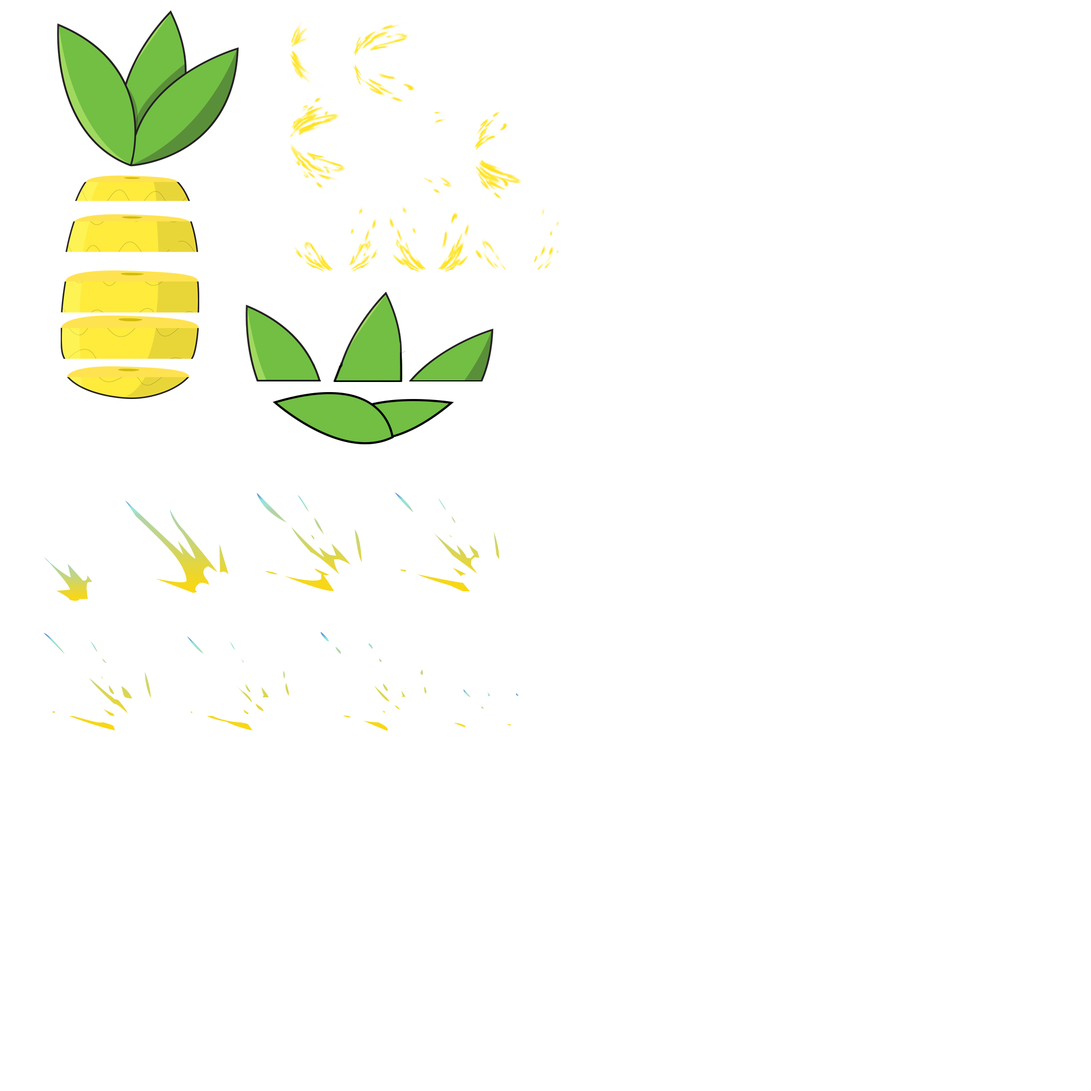
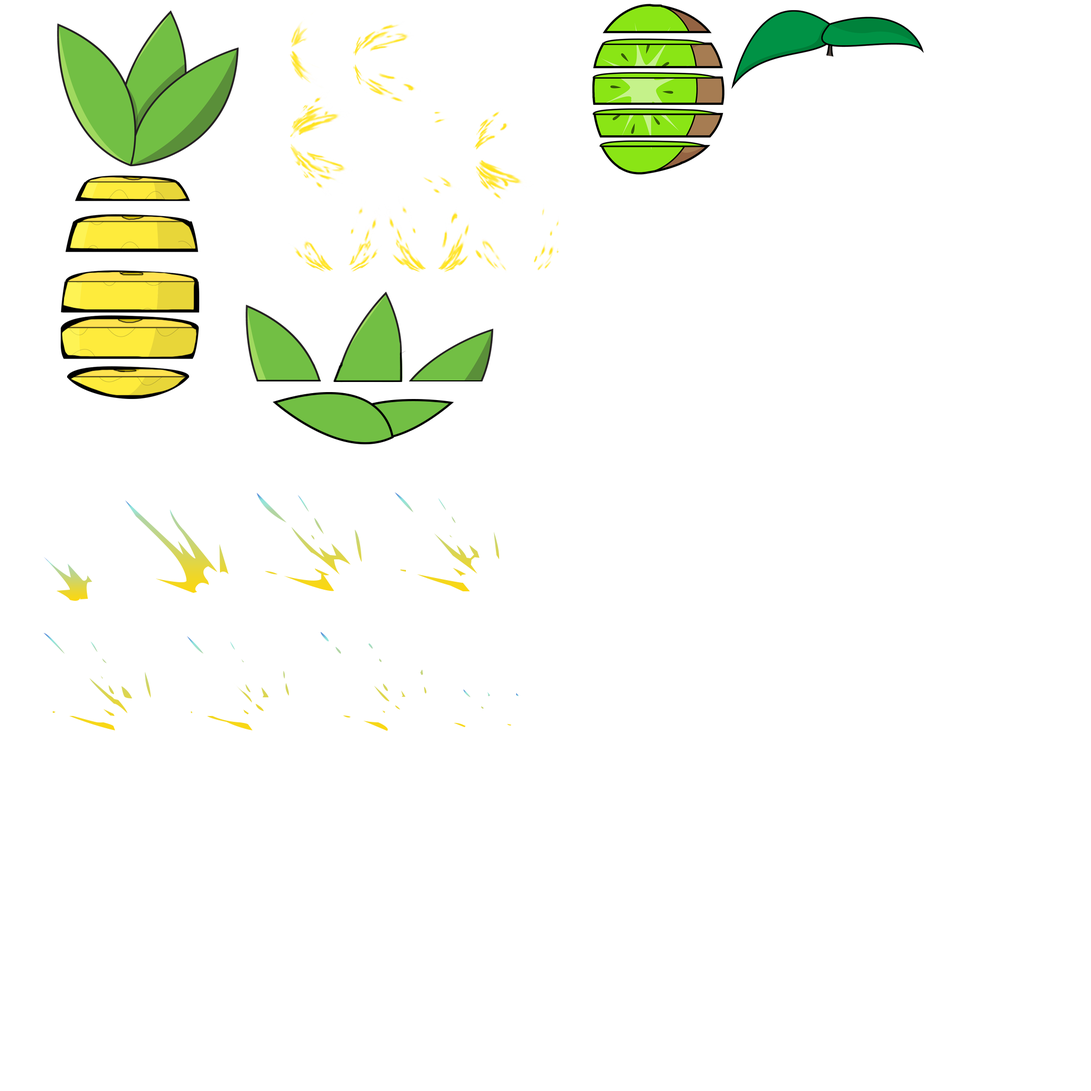
Revision of a layered 1091x1091 image; what changed, layer by layer:
added group "Kiwi" with 2 layers above "Pine" over [592, 3, 925, 175]
added layer "Layer 12" in group "Kiwi" over [731, 10, 925, 90]
added layer "Group 1" in group "Kiwi" over [592, 3, 725, 175]
painted on "Layer 2" over [75, 175, 191, 202]
painted on "Layer 3" over [65, 214, 199, 253]
painted on "Layer 4" over [60, 270, 200, 313]
painted on "Layer 5" over [60, 315, 199, 360]
painted on "Layer 6" over [67, 366, 190, 400]
